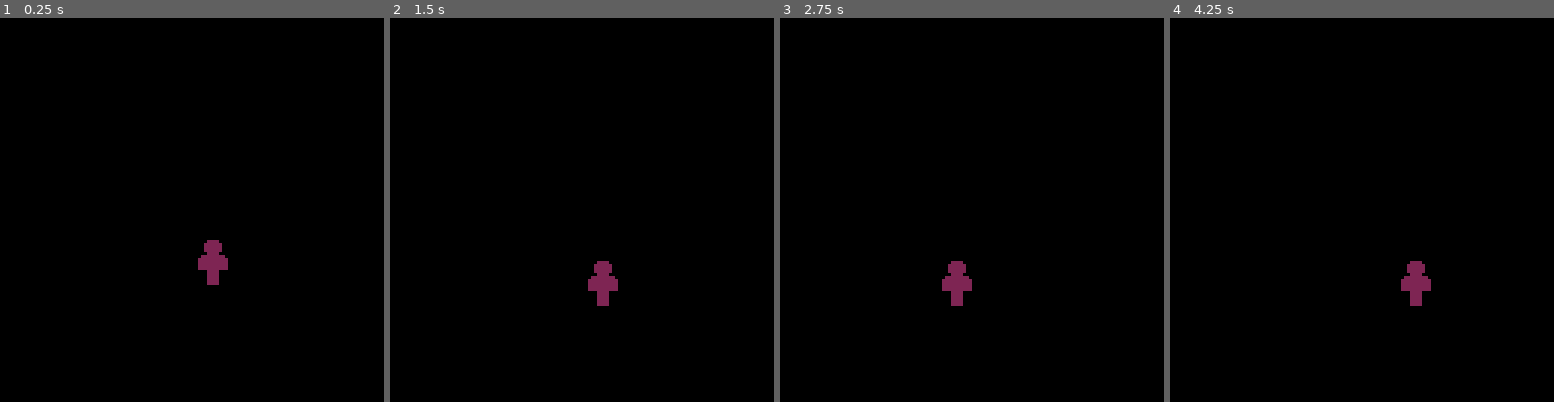
Above: before the commit, frames 1-4 (left to right).
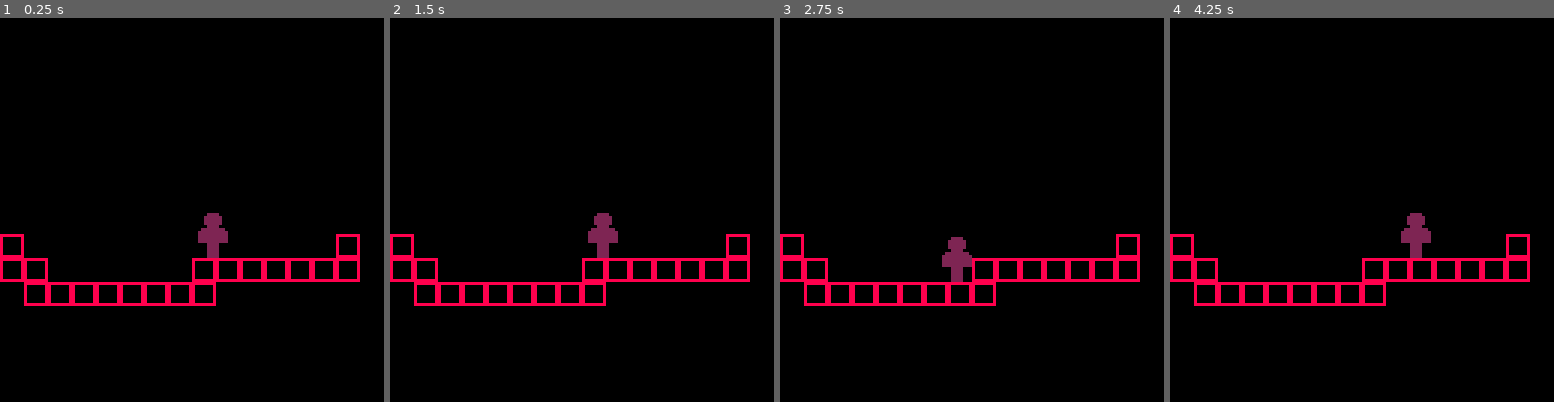
Above: after the commit, the same moments.

Repository: keatontate/gmtk-jam-2025
Game: PICO-8 cartridge src/loop-game.p8
Same seed, same stepped clock (60 frames per second), same inputs: the game is played once before the commit and once after it.
Inputs:
- Up to frame 1 (0.25 s): no input
- Up to frame 2 (1.5 s): no input
- Up to frame 3 (2.75 s): hold Left 1.97-2.37 s
- Up to frame 4 (4.25 s): hold Right 2.87-3.53 s; hold Up 3.58-4.08 s; hold Right from 4.13 s (still down)

The runs differ from the first frame. In frame 1, 3.9% of the frame differs, in the area x 0-94%, y 50-75%; in frame 2, 4.2%; in frame 3, 3.9%; in frame 4, 4.3%.

Commit message:
Added a ground sprite. It uses sprite flag 0. The player snaps to the top of any platform of flag 0.

Diff:
--- a/src/character.lua
+++ b/src/character.lua
@@ -15,8 +15,8 @@
     local tile_y = flr(y / 8)
     local tile = mget(tile_x, tile_y)
 
-    -- temp floor
-    return tile == 48
+    -- check if the flag is 0
+    return fget(tile, 0)
 end
 
 function update_pl()
--- a/src/game-loop.lua
+++ b/src/game-loop.lua
@@ -10,8 +10,9 @@
 
 function _draw()
  cls()
+ draw_map()
  draw_pl()
 
  -- temp floor
- map(0, 12, 0, 91, 16, 1)
+--  map(0, 12, 0, 91, 16, 1)
 end
--- a/src/loop-game.p8
+++ b/src/loop-game.p8
@@ -5,6 +5,41 @@
 -- james, john, keaton, lilly
 #include game-loop.lua
 #include character.lua
+#include map.lua
+…(18 lines of a section not shown)…
+__gff__
+0000000100000000000000000000000000000000000000000000000000000000000000000000000000000000000000000000000000000000000000000000000000000000000000000000000000000000000000000000000000000000000000000000000000000000000000000000000000000000000000000000000000000000
+0000000000000000000000000000000000000000000000000000000000000000000000000000000000000000000000000000000000000000000000000000000000000000000000000000000000000000000000000000000000000000000000000000000000000000000000000000000000000000000000000000000000000000
+__map__
+0000000000000000000000000000000000000000000000000000000000000000000000000000000000000000000000000000000000000000000000000000000000000000000000000000000000000000000000000000000000000000000000000000000000000000000000000000000000000000000000000000000000000000
+0000000000000000000000000000000000000000000000000000000000000000000000000000000000000000000000000000000000000000000000000000000000000000000000000000000000000000000000000000000000000000000000000000000000000000000000000000000000000000000000000000000000000000
+0000000000000000000000000000000000000000000000000000000000000000000000000000000000000000000000000000000000000000000000000000000000000000000000000000000000000000000000000000000000000000000000000000000000000000000000000000000000000000000000000000000000000000
+0000000000000000000000000000000000000000000000000000000000000000000000000000000000000000000000000000000000000000000000000000000000000000000000000000000000000000000000000000000000000000000000000000000000000000000000000000000000000000000000000000000000000000
+0000000000000000000000000000000000000000000000000000000000000000000000000000000000000000000000000000000000000000000000000000000000000000000000000000000000000000000000000000000000000000000000000000000000000000000000000000000000000000000000000000000000000000
+0000000000000000000000000000000000000000000000000000000000000000000000000000000000000000000000000000000000000000000000000000000000000000000000000000000000000000000000000000000000000000000000000000000000000000000000000000000000000000000000000000000000000000
+0000000000000000000000000000000000000000000000000000000000000000000000000000000000000000000000000000000000000000000000000000000000000000000000000000000000000000000000000000000000000000000000000000000000000000000000000000000000000000000000000000000000000000
+0000000000000000000000000000000000000000000000000000000000000000000000000000000000000000000000000000000000000000000000000000000000000000000000000000000000000000000000000000000000000000000000000000000000000000000000000000000000000000000000000000000000000000
+0000000000000000000000000000000000000000000000000000000000000000000000000000000000000000000000000000000000000000000000000000000000000000000000000000000000000000000000000000000000000000000000000000000000000000000000000000000000000000000000000000000000000000
+0300000000000000000000000000030000000000000000000000000000000000000000000000000000000000000000000000000000000000000000000000000000000000000000000000000000000000000000000000000000000000000000000000000000000000000000000000000000000000000000000000000000000000
+0303000000000000030303030303030000000000000000000000000000000000000000000000000000000000000000000000000000000000000000000000000000000000000000000000000000000000000000000000000000000000000000000000000000000000000000000000000000000000000000000000000000000000
+0003030303030303030000000000000000000000000000000000000000000000000000000000000000000000000000000000000000000000000000000000000000000000000000000000000000000000000000000000000000000000000000000000000000000000000000000000000000000000000000000000000000000000
 
 
 
--- /dev/null
+++ b/src/map.lua
@@ -0,0 +1,3 @@
+function draw_map()
+  map()
+end
Not shown, changed: 73 lines of the sprite sheet (__gfx__) section of src/loop-game.p8
